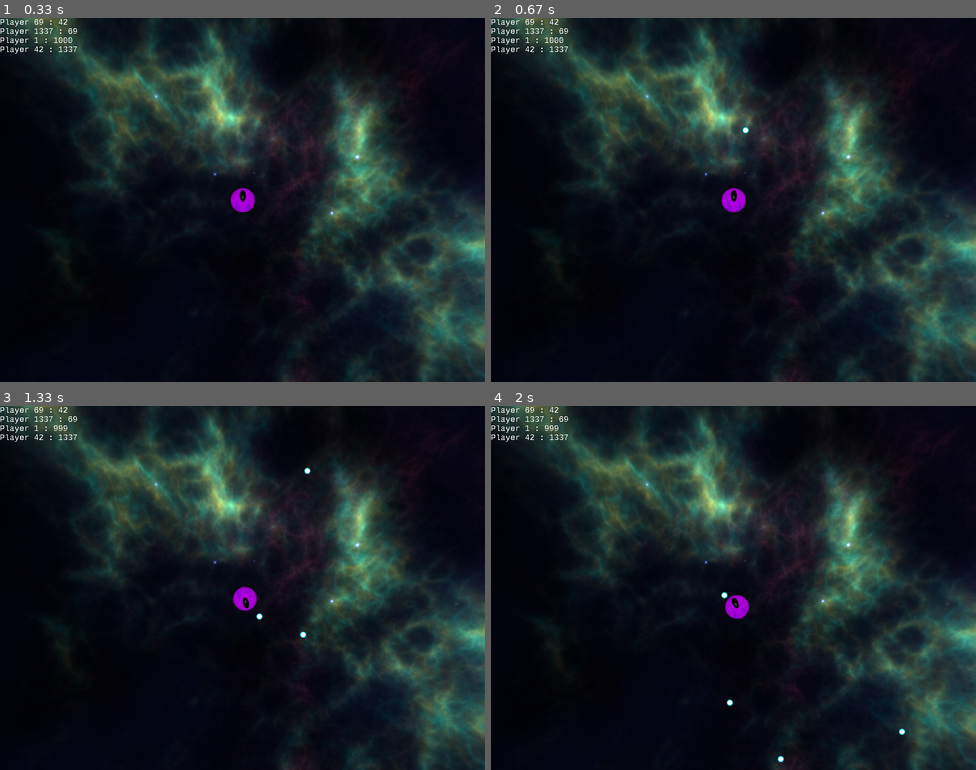
Above: before the commit, frames 1-4 (two rows, left to right).
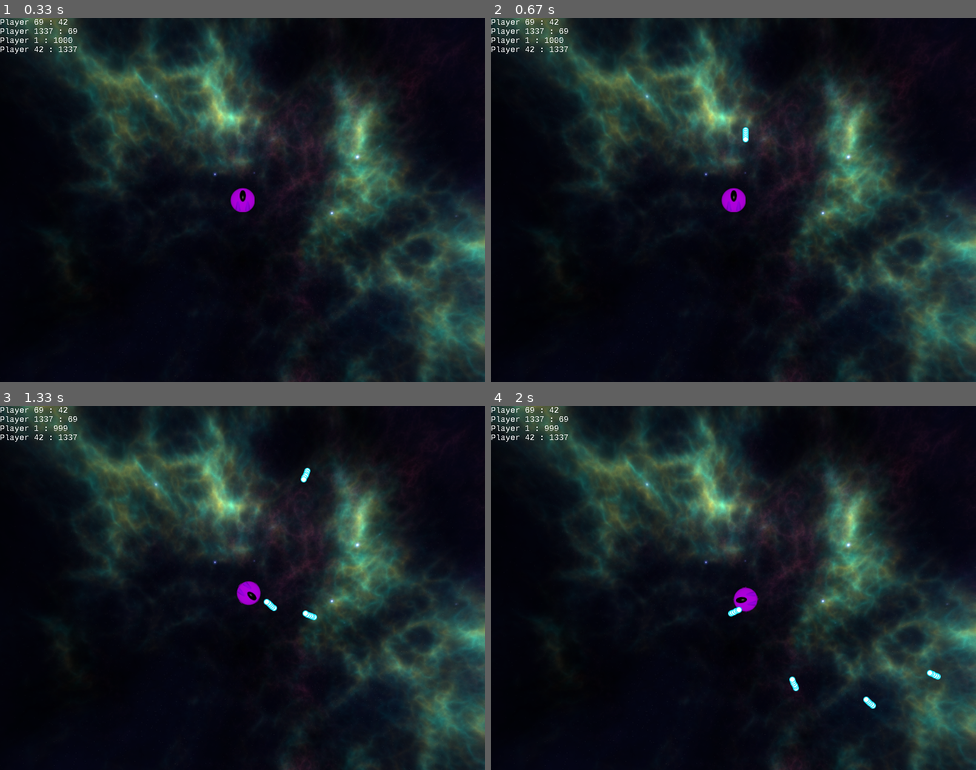
Above: after the commit, the same moments.

Repository: LostOxygen/ReMu-Agent-Env
Game: pygame game, started from main.py
Two runs of this game, one before a commit and one after it. Both use one fixed random seed, a clock stepped at 60 frames per second and the inputs below.
Inputs:
- Up to frame 1 (0.33 s): no input
- Up to frame 2 (0.67 s): tap Space at 0.33 s
- Up to frame 3 (1.33 s): hold Right 0.67-1.13 s; tap Space at 0.73, 1.03, 1.23 s; hold Up from 1.17 s (still down)
- Up to frame 4 (2 s): release Up at 1.47 s; hold Right 1.5-1.97 s; tap Space at 1.57, 1.87 s

Frame 1 is identical in both runs. In frame 2, less than 0.1% of the frame differs, in the area x 51-54%, y 30-35%; in frame 3, 0.5%; in frame 4, 0.6%, in the area x 47-93%, y 49-98%.

Commit message:
added collision for screen borders and matching

Diff:
--- a/ai_wars/enums.py
+++ b/ai_wars/enums.py
@@ -8,5 +8,5 @@
 	LEFT = 0
 	FORWARD = 1
 	RIGHT = 2
-	BACKWARDS = 3
+	BACKWARD = 3
 	SHOOT = 4
--- a/ai_wars/game_class.py
+++ b/ai_wars/game_class.py
@@ -60,11 +60,6 @@
 					 (event.type == pygame.KEYDOWN and event.key == pygame.K_ESCAPE):
 					sys.exit()
 
-				# check if the space bar got pressed -> shoot
-				case _ if event.type == pygame.KEYDOWN and event.key == pygame.K_SPACE:
-					if self.spaceship:
-						self.spaceship.shoot()
-
 				# decrease the score of the players (event gets fired every second)
 				case _ if event.type == pygame.USEREVENT+0:
 					for spaceship in self.spaceships:
@@ -74,14 +69,16 @@
 		is_key_pressed = pygame.key.get_pressed()
 
 		match is_key_pressed:
+			case is_key_pressed if is_key_pressed[pygame.K_SPACE]:
+				self.spaceship.action(EnumAction.SHOOT)
 			case is_key_pressed if is_key_pressed[pygame.K_LEFT]:
-				self.spaceship.move(EnumAction.LEFT)
+				self.spaceship.action(EnumAction.LEFT)
 			case is_key_pressed if is_key_pressed[pygame.K_RIGHT]:
-				self.spaceship.move(EnumAction.RIGHT)
+				self.spaceship.action(EnumAction.RIGHT)
 			case is_key_pressed if is_key_pressed[pygame.K_UP]:
-				self.spaceship.move(EnumAction.FORWARD)
+				self.spaceship.action(EnumAction.FORWARD)
 			case is_key_pressed if is_key_pressed[pygame.K_DOWN]:
-				self.spaceship.move(EnumAction.BACKWARDS)
+				self.spaceship.action(EnumAction.BACKWARD)
 
 	def _draw_leaderboard(self, screen) -> None:
 		"""private method to draw the leaderboard on the given screen"""
--- a/ai_wars/spaceship.py
+++ b/ai_wars/spaceship.py
@@ -17,7 +17,7 @@
 	def __init__(self, x: int, y: int, height: int, width: int, \
 				 sprite: pygame.sprite.Sprite, \
 				 bullet_append_func: Callable[[Bullet], None], \
-				 surface: pygame.Surface, name: str):
+              	 screen: pygame.Surface, name: str):
 		self.x = x
 		self.y = y
 		self.height = height
@@ -25,32 +25,48 @@
 		self.sprite = sprite
 		self.bullet_append = bullet_append_func
 		self.direction = Vector2(UP)
-		self.surface = surface
-		self.velocity = 2
+		self.screen = screen # the screen where everything gets drawn on
 		self.score = 1000 # start with a score of 1000 and reduce over time and per hit
 		self.name = name # name is equivalent to an player ID
 		self.acceleration = 0.9
 		self.draw_position = Vector2() # position where the spaceship gets drawn
+		self.spaceship_rect = pygame.Surface(
+			(self.width, self.height)).get_rect(center=(self.x, self.y))
+		self.screen_rect = self.screen.get_rect(center=(self.x, self.y))
 
-	def move(self, action: EnumAction) -> None:
+	def action(self, action: EnumAction) -> None:
 		"""public method to move the ship in the direction of the action"""
-		if action == EnumAction.FORWARD and self.y - self.velocity > 0:
-			self.y += self.direction.y * self.acceleration
-			self.x += self.direction.x * self.acceleration
+		match action:
+			case EnumAction.FORWARD:
+				if self.spaceship_rect.top > 0 and \
+				   self.spaceship_rect.right < self.screen_rect.right and \
+				   self.spaceship_rect.bottom < self.screen_rect.bottom and \
+				   self.spaceship_rect.left > 0:
+					self.y += self.direction.y * self.acceleration
+					self.x += self.direction.x * self.acceleration
+					self.spaceship_rect.centerx = self.x
+					self.spaceship_rect.centery = self.y
 
-		if action == EnumAction.BACKWARDS and self.y + self.velocity < \
-				(self.surface.get_height() - self.height):
-			self.y -= self.direction.y * self.acceleration
-			self.x -= self.direction.x * self.acceleration
+			case EnumAction.BACKWARD:
+				if self.spaceship_rect.top > 0 and \
+                   self.spaceship_rect.right < self.screen_rect.right and \
+                   self.spaceship_rect.bottom < self.screen_rect.bottom and \
+                   self.spaceship_rect.left > 0:
+					self.y -= self.direction.y * self.acceleration
+					self.x -= self.direction.x * self.acceleration
+					self.spaceship_rect.centerx = self.x
+					self.spaceship_rect.centery = self.y
 
-		if action == EnumAction.RIGHT and self.x + self.velocity < \
-				(self.surface.get_width() - self.width):
-			self.rotate(clockwise=True)
+			case EnumAction.RIGHT:
+				self._rotate(clockwise=True)
 
-		if action == EnumAction.LEFT and self.x - self.velocity > 0:
-			self.rotate(clockwise=False)
+			case EnumAction.LEFT:
+				self._rotate(clockwise=False)
 
-	def shoot(self) -> None:
+			case EnumAction.SHOOT:
+				self._shoot()
+
+	def _shoot(self) -> None:
 		"""public method to create a bullet and append it to the bullet list"""
 		bullet_velocity = self.direction * 3
 		bullet = Bullet(self.x+np.floor(self.width/2)-5, self.y, self.height, self.width, \
@@ -61,18 +77,17 @@
 		"""public method to decrease the score, everytime the ship got hit"""
 		self.score -= 10
 
-	def rotate(self, clockwise=True) -> None:
+	def _rotate(self, clockwise: bool) -> None:
 		"""public method to rotate the ship in clockwise direction"""
 		# rotate the direction vector
 		sign = 1 if clockwise else -1
 		angle = 3 * sign
 		self.direction.rotate_ip(angle)
 
-	def draw(self, surface: pygame.Surface) -> None:
-		# player_rec = pygame.Rect(self.x, self.y, self.height, self.width)
-		# surface.blit(self.sprite, (self.x, self.y))
+	def draw(self, screen: pygame.Surface) -> None:
+		"""public method to draw the rotated version of the spaceship"""
 		angle = self.direction.angle_to(UP)
 		rotated_surface = pygame.transform.rotozoom(self.sprite, angle, 1.0)
 		rotated_surface_size = Vector2(rotated_surface.get_size())
 		blit_position = Vector2(self.x, self.y) - rotated_surface_size * 0.5
-		surface.blit(rotated_surface, blit_position)
+		screen.blit(rotated_surface, blit_position)
